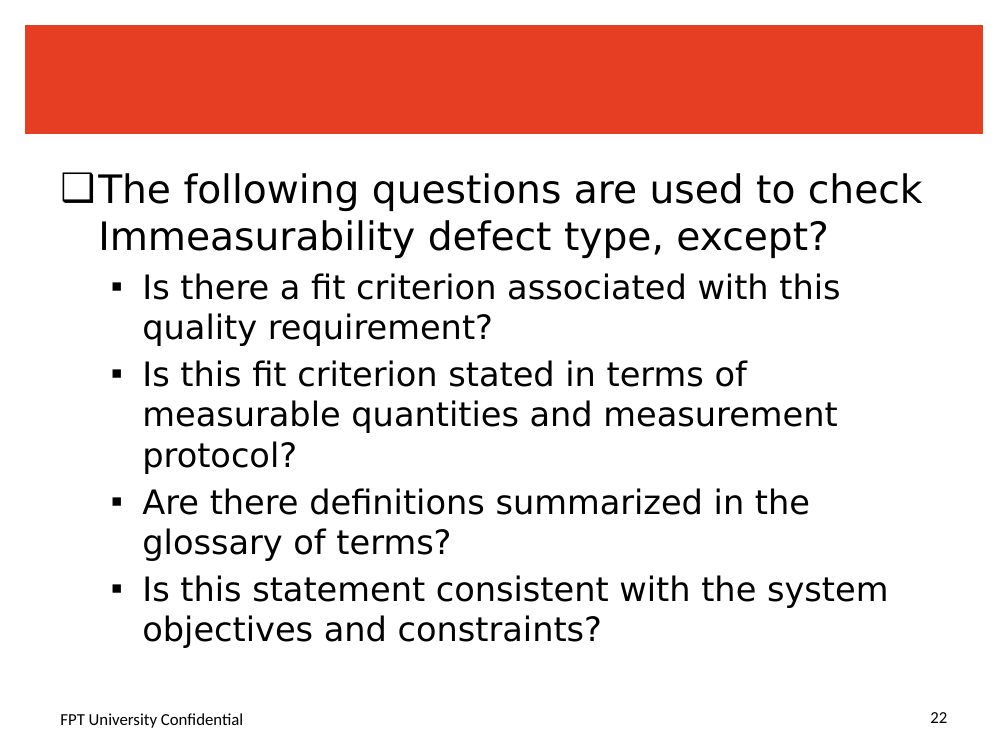
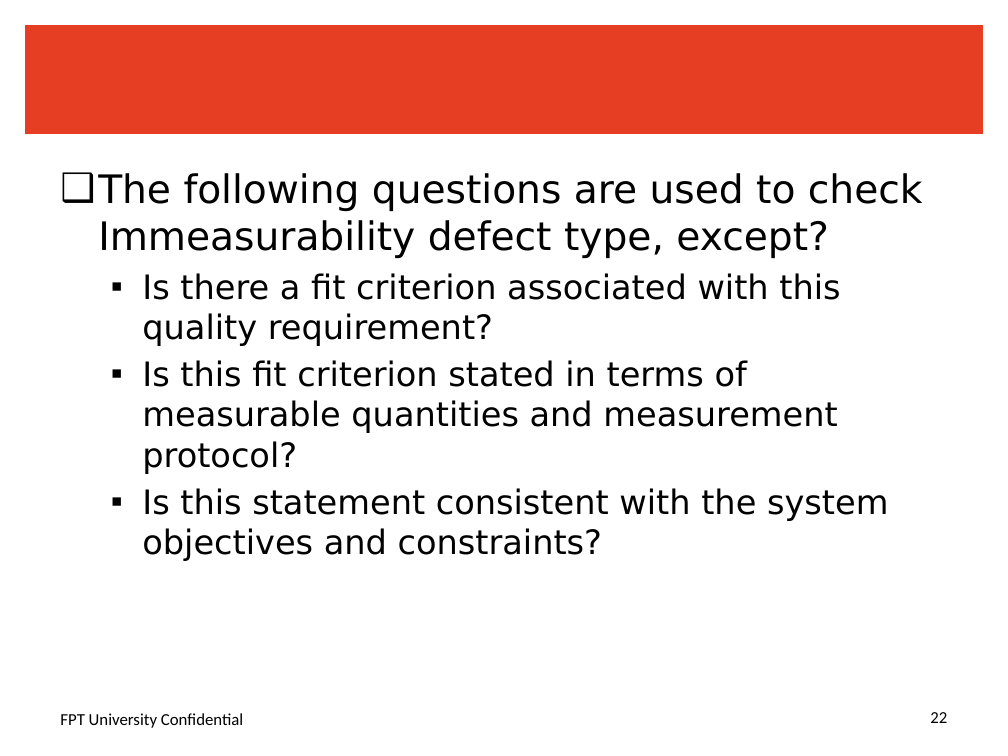
Before and after one commit to sangnvus/srdocument, a slide deck: slide 22 of QB/Review/SR_ReviewQuestions_Chap5.pptx. Drawn at 1008x756 pixels with LibreOffice and Linux fonts; fonts in the diff are those of the drawing; background and template pictures are left out. Boxes give left, top, right and bottom in pixels: in the first picture for what was removed or moved away, otherwise in the second. Text is boxed around its words. In the diff, an @@ line names an element or a change of style, - is before the commit and + after.

```diff
--- a/QB/Review/SR_ReviewQuestions_Chap5.pptx
+++ b/QB/Review/SR_ReviewQuestions_Chap5.pptx
@@ text at [142, 488, 810, 561]: paragraph removed @@
-  ▪ Are there definitions summarized in the glossary of terms?
```
Also in this commit, not shown: 1 other slide changed, 6 other files.
